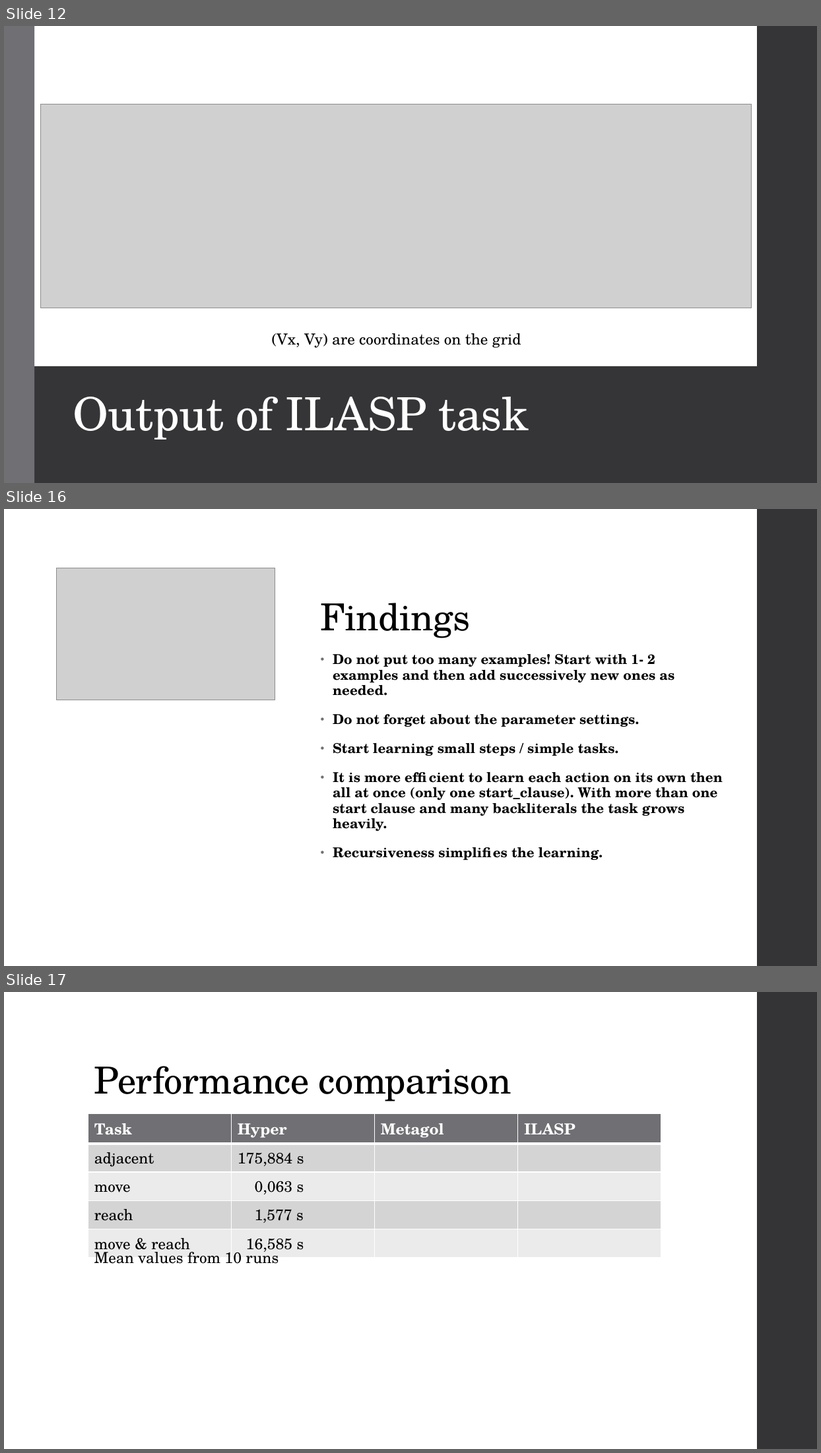
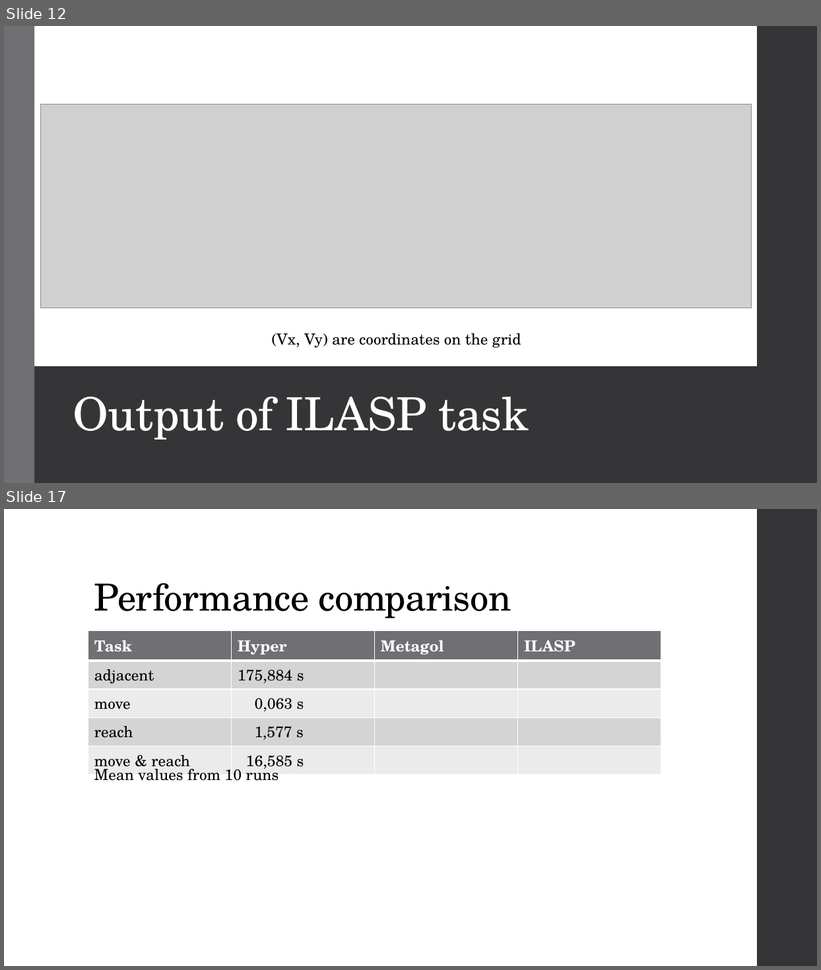
Before and after one commit to Alex-Dell1/ATAI_Maze_Project, a slide deck: ATAI_Presentation ILASP.pptx. Shown one above the other, each under a label of ours: slides 12, 16 and 17 before the commit, slides 12 and 17 after it; the slides between them are not shown. The pictures are 821x1453 and 821x970 pixels, drawn with LibreOffice and Linux fonts; fonts in the diff are those of the drawing; grey boxes stand for pictures. Boxes give left, top, right and bottom in pixels: in the first picture for what was removed or moved away, otherwise in the second. Text is boxed around its words. In the diff, an @@ line names an element or a change of style, - is before the commit and + after.

```diff
--- a/ATAI_Presentation ILASP.pptx
+++ b/ATAI_Presentation ILASP.pptx
@@ slide 16 removed at (4,509,817,966), background #FFFFFF; not listed: 1 template element that a slide beside it also shows @@
@@ picture removed at (56,568,275,700) @@
@@ title removed at (321,603,471,638) @@
-Findings
@@ text removed at (333,654,723,860) @@
-• Do not put too many examples! Start with 1- 2 examples and then add successively new ones as needed.
-• Do not forget about the parameter settings.
-• Start learning small steps / simple tasks.
-• It is more efficient to learn each action on its own then all at once (only one start_clause). With more than one start clause and many backliterals the task grows heavily.
-• Recursiveness simplifies the learning.
```
Also in this commit, not shown: 2 slides changed, 4 slides added, 3 other slides removed, 4 other files.
